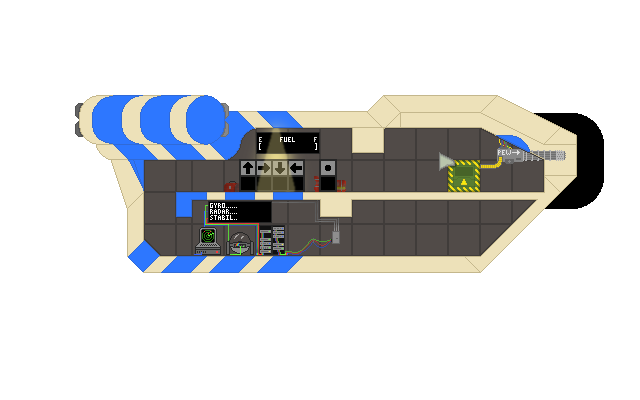
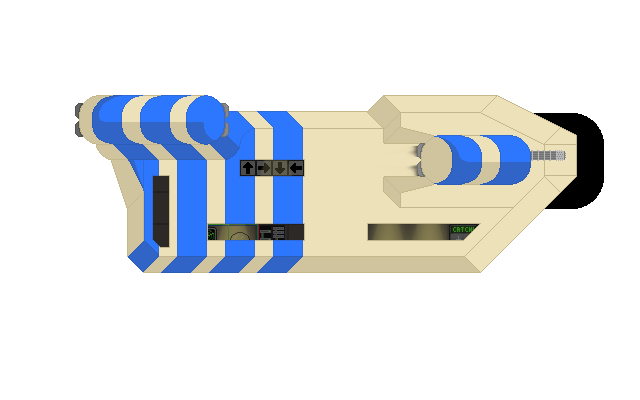
Revision of a layered w=640, h=400 image; what changed, layer by layer:
added layer "Shading" in group "Ship Cutaway" over [79, 95, 545, 273]
added group "Outlines copy" with 2 layers in group "Ship Cutaway" over [79, 95, 545, 273]
added layer "Blue Edges" (1st of 3, in "Ship Cutaway" › "Outlines copy") in group "Outlines copy" over [92, 95, 531, 273]
added layer "Tan Edges" (1st of 3, in "Ship Cutaway" › "Outlines copy") in group "Outlines copy" over [79, 95, 545, 273]
hid group "Outlines" (1st of 2, in "Ship Cutaway") (2 layers) over [79, 95, 545, 273]
hid group "Cutaway copy 2" (41 layers) over [144, 108, 544, 256]
added layer "Soot" in group "Hull" over [351, 144, 426, 178]
painted on "Paint" (1st of 2, in "Ship Cutaway" › "Hull") over [176, 127, 302, 217]
painted on "Tan" (1st of 2, in "Ship Cutaway" › "Hull") over [331, 152, 482, 237]
added layer "Windows" (46%) in group "Hull" over [153, 153, 486, 249]
added layer "Ship-Background" in group "Ship Cutaway" over [144, 108, 544, 273]
